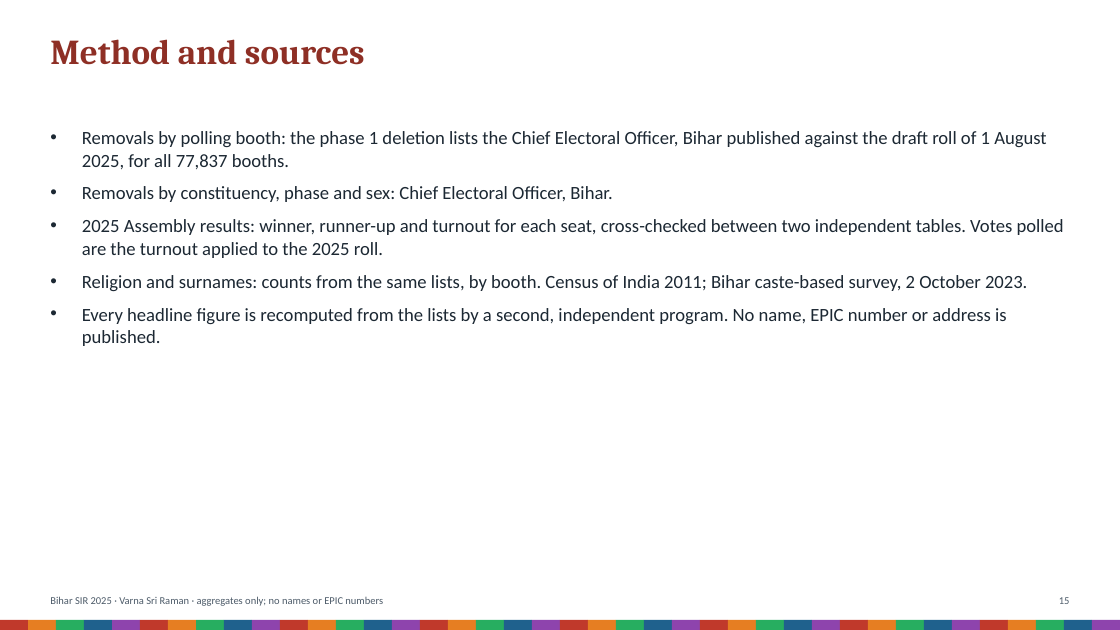
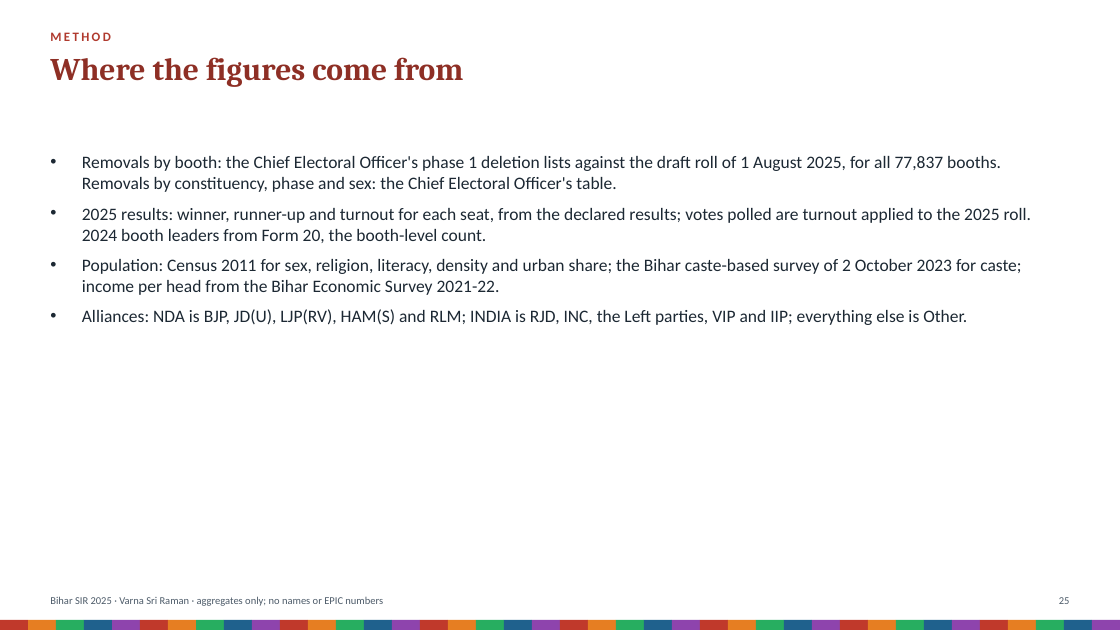
Before and after one commit to Varnasr/INDIA-DATA, a slide deck: slide 25 of reports/bihar-sir-2025-deck.pptx (slide 15 before the commit). Drawn at 1120x630 pixels with LibreOffice and Linux fonts; fonts in the diff are those of the drawing. Boxes give left, top, right and bottom in pixels: in the first picture for what was removed or moved away, otherwise in the second. Text is boxed around its words. In the diff, an @@ line names an element or a change of style, - is before the commit and + after.

```diff
--- a/reports/bihar-sir-2025-deck.pptx
+++ b/reports/bihar-sir-2025-deck.pptx
@@ text "METHOD" at box(50, 32, 110, 41): vertical alignment top to middle @@
@@ text at box(50, 32, 110, 41): text changed; size 30 to 11 pt; font Cambria to Calibri; text colour #8E2F25 to #B03A2E @@
-Method and sources
+METHOD
@@ text added at box(50, 57, 463, 87), 27 pt, text #8E2F25, bold @@
+Where the figures come from
@@ text at box(82, 156, 1031, 325): text changed; size 16 to 15 pt @@
-• Removals by polling booth: the phase 1 deletion lists the Chief Electoral Officer, Bihar published against the draft roll of 1 August 2025, for all 77,837 booths.
-• Removals by constituency, phase and sex: Chief Electoral Officer, Bihar.
-• 2025 Assembly results: winner, runner-up and turnout for each seat, cross-checked between two independent tables. Votes polled are the turnout applied to the 2025 roll.
-• Religion and surnames: counts from the same lists, by booth. Census of India 2011; Bihar caste-based survey, 2 October 2023.
-• Every headline figure is recomputed from the lists by a second, independent program. No name, EPIC number or address is published.
+• Removals by booth: the Chief Electoral Officer's phase 1 deletion lists against the draft roll of 1 August 2025, for all 77,837 booths. Removals by constituency, phase and sex: the Chief Electoral Officer's table.
+• 2025 results: winner, runner-up and turnout for each seat, from the declared results; votes polled are turnout applied to the 2025 roll. 2024 booth leaders from Form 20, the booth-level count.
+• Population: Census 2011 for sex, religion, literacy, density and urban share; the Bihar caste-based survey of 2 October 2023 for caste; income per head from the Bihar Economic Survey 2021-22.
+• Alliances: NDA is BJP, JD(U), LJP(RV), HAM(S) and RLM; INDIA is RJD, INC, the Left parties, VIP and IIP; everything else is Other.
```
Also in this commit, not shown: 15 other slides changed, 11 slides added, 14 other files.
